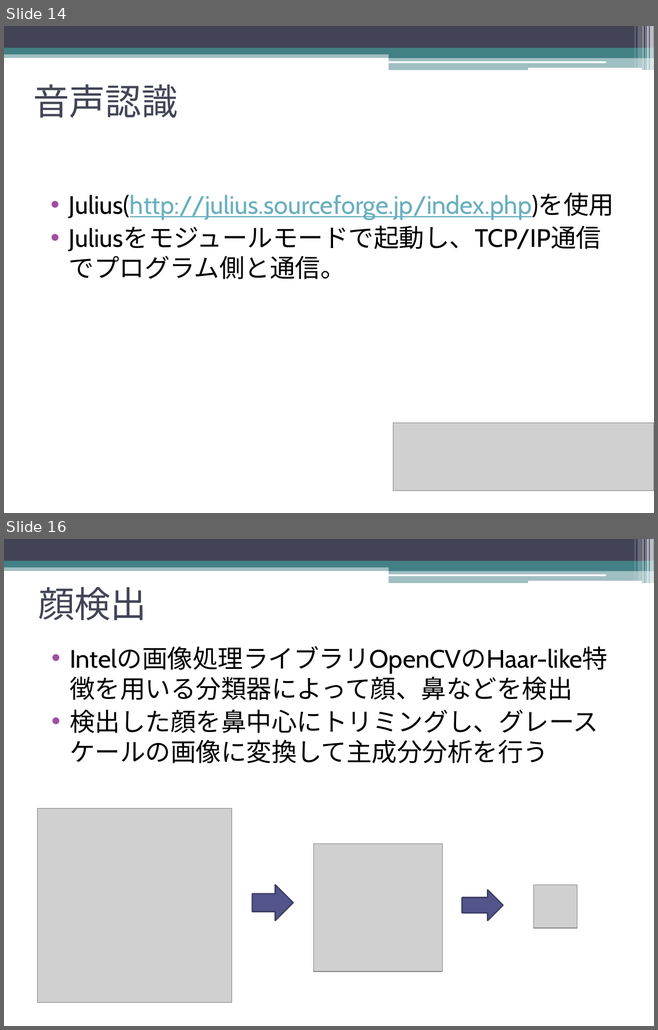
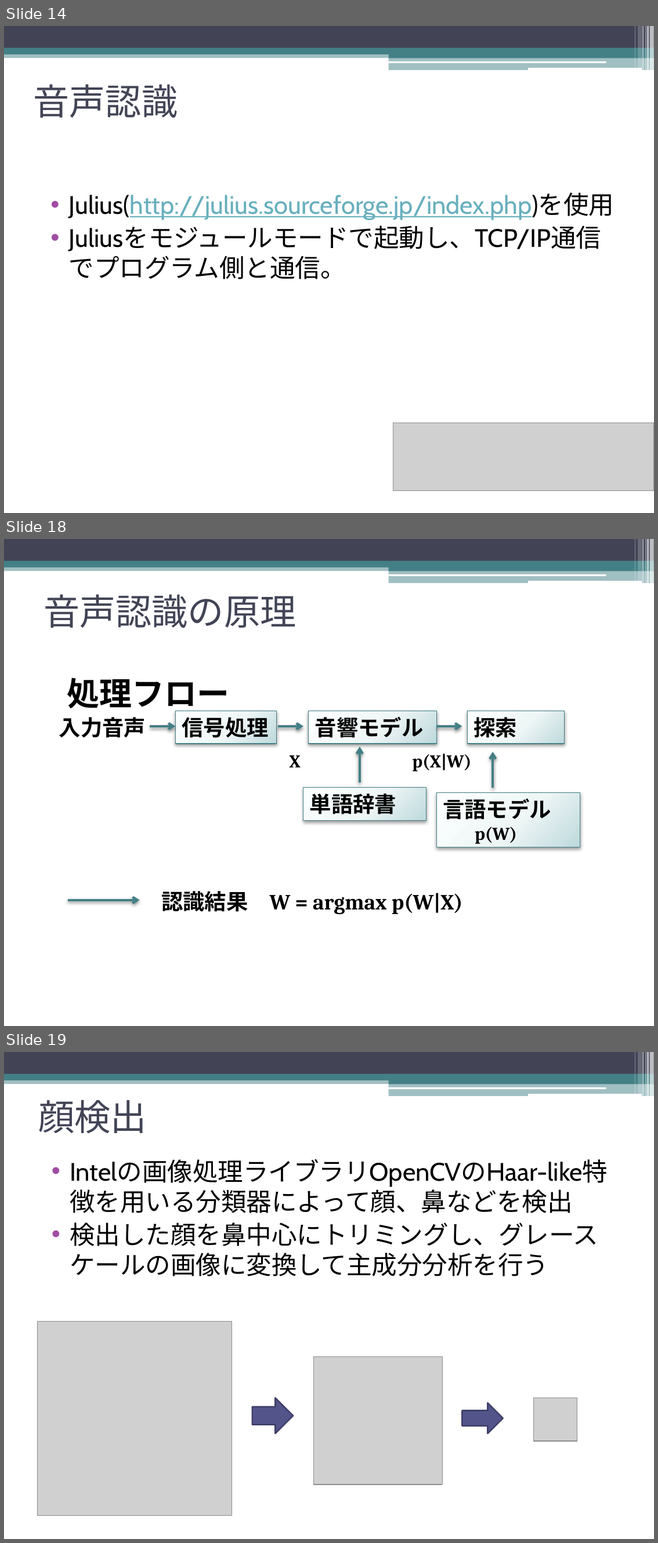
Before and after one commit to Shell-Wataru/AutoRecognition, a slide deck: RecogSlide.pptx. Shown one above the other, each under a label of ours: slides 14 and 16 before the commit, slides 14, 18 and 19 after it; the slides between them are not shown. The pictures are 658x1030 and 658x1543 pixels, drawn with LibreOffice and Linux fonts; fonts in the diff are those of the drawing; grey boxes stand for pictures. Boxes give left, top, right and bottom in pixels: in the first picture for what was removed or moved away, otherwise in the second. Text is boxed around its words. In the diff, an @@ line names an element or a change of style, - is before the commit and + after.

```diff
--- a/RecogSlide.pptx
+++ b/RecogSlide.pptx
@@ slide 18 added at (x1=4, y1=539, x2=654, y2=1026), background #FFFFFF; not listed: 13 template elements that a slide beside it also shows @@
@@ title added at (x1=43, y1=594, x2=296, y2=628), 40 pt, text #424456 @@
+音声認識の原理
@@ text added at (x1=67, y1=678, x2=229, y2=714), 36 pt, text #000000, bold @@
+処理フロー
@@ rectangle added at (x1=176, y1=711, x2=277, y2=744), fill gradient #FEFEFE to #F0F6F6 to #BFD9DD, outline #438086 0.75 pt, 24 pt, text #000000, bold @@
+信号処理
@@ rectangle added at (x1=308, y1=711, x2=437, y2=744), fill gradient #FEFEFE to #F0F6F6 to #BFD9DD, outline #438086 0.75 pt, 24 pt, text #000000, bold @@
+音響モデル
@@ rectangle added at (x1=467, y1=711, x2=565, y2=744), fill gradient #FEFEFE to #F0F6F6 to #BFD9DD, outline #438086 0.75 pt, 24 pt, text #000000, bold @@
+探索
@@ text added at (x1=59, y1=717, x2=146, y2=738), 24 pt, text #000000, bold @@
+入力音声
@@ arrow added from (150, 726) to (176, 726), #438086 2.5 pt @@
@@ arrow added from (278, 726) to (303, 726), #438086 2.5 pt @@
@@ arrow added from (436, 726) to (462, 726), #438086 2.5 pt @@
@@ arrow added from (360, 783) to (360, 747), #438086 2.5 pt @@
@@ text added at (x1=289, y1=755, x2=300, y2=768), 20 pt, text #000000, bold @@
+X
@@ text added at (x1=412, y1=754, x2=471, y2=772), 20 pt, text #000000, bold @@
+p(X|W)
@@ arrow added from (492, 788) to (492, 752), #438086 2.5 pt @@
@@ rectangle added at (x1=303, y1=788, x2=426, y2=820), fill gradient #FEFEFE to #F0F6F6 to #BFD9DD, outline #438086 0.75 pt, 24 pt, text #000000, bold @@
+単語辞書
@@ rectangle added at (x1=436, y1=793, x2=579, y2=848), fill gradient #FEFEFE to #F0F6F6 to #BFD9DD, outline #438086 0.75 pt, 24 pt, text #000000, bold @@
+言語モデル
+p(W)
@@ arrow added from (68, 900) to (140, 900), #438086 2.5 pt @@
@@ text added at (x1=161, y1=891, x2=463, y2=915), 24 pt, text #000000, bold @@
+認識結果 W = argmax p(W|X)
@@ what was slide 16 is now slide 19 @@
```
Also in this commit, not shown: 6 slides changed, 3 other slides added, 1 slide removed.
